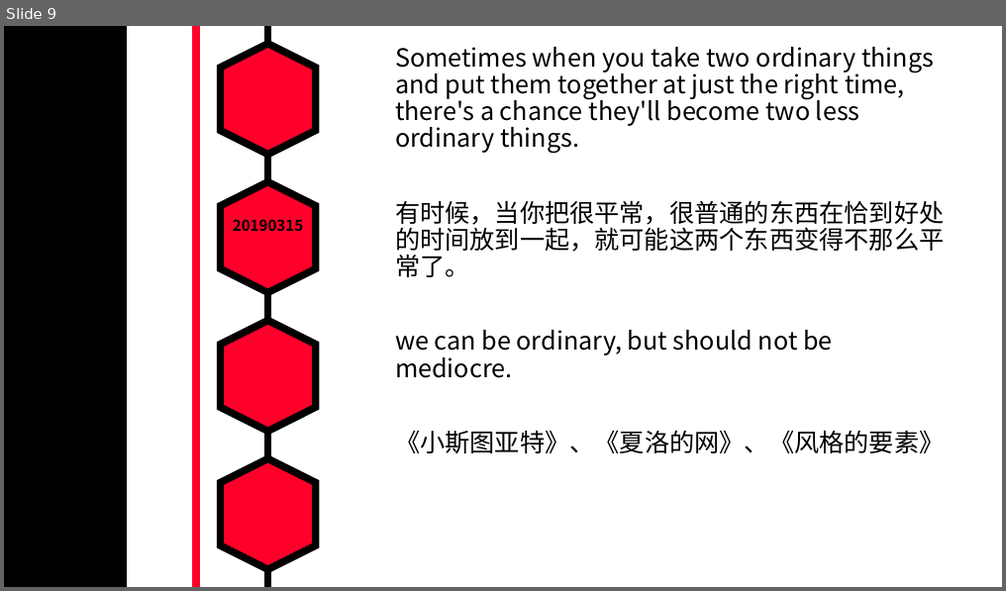
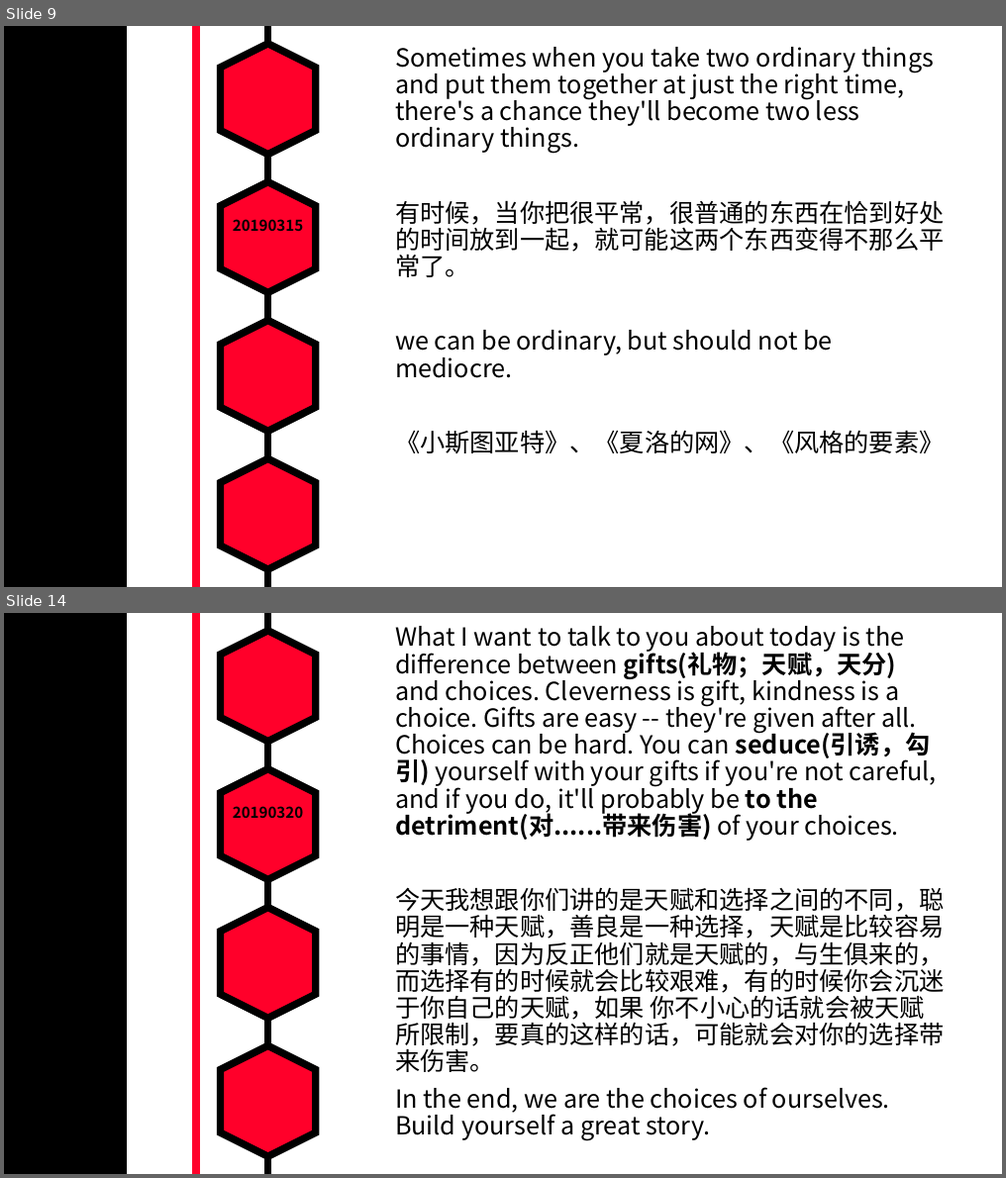
Before and after one commit to MarkShen1992/PPT-template, a slide deck: morning reading/iridescent english sentenses.pptx. Shown one above the other, each under a label of ours: slide 9 before the commit, slides 9 and 14 after it; the slides between them are not shown. The pictures are 1006x591 and 1006x1178 pixels, drawn with LibreOffice and Linux fonts; fonts in the diff are those of the drawing. Boxes give left, top, right and bottom in pixels: in the first picture for what was removed or moved away, otherwise in the second. Text is boxed around its words. In the diff, an @@ line names an element or a change of style, - is before the commit and + after.

```diff
--- a/morning reading/iridescent english sentenses.pptx
+++ b/morning reading/iridescent english sentenses.pptx
@@ slide 14 added at bbox=[4, 613, 1002, 1174], background #FFFFFF; not listed: 7 template elements that a slide beside it also shows @@
@@ text added at bbox=[395, 626, 944, 1142], 24 pt, text #000000 @@
+What I want to talk to you about today is the difference between gifts(礼物；天赋，天分) and choices. Cleverness is gift, kindness is a choice. Gifts are easy -- they're given after all. Choices can be hard. You can seduce(引诱，勾引) yourself with your gifts if you're not careful, and if you do, it'll probably be to the detriment(对......带来伤害) of your choices.
+今天我想跟你们讲的是天赋和选择之间的不同，聪明是一种天赋，善良是一种选择，天赋是比较容易的事情，因为反正他们就是天赋的，与生俱来的，而选择有的时候就会比较艰难，有的时候你会沉迷于你自己的天赋，如果 你不小心的话就会被天赋所限制，要真的这样的话，可能就会对你的选择带来伤害。
+In the end, we are the choices of ourselves. Build yourself a great story.
@@ text added at bbox=[233, 806, 303, 819], 14.4 pt, text #000000, bold @@
+20190320
```
Also in this commit, not shown: 12 slides changed, 1 other slide added.
